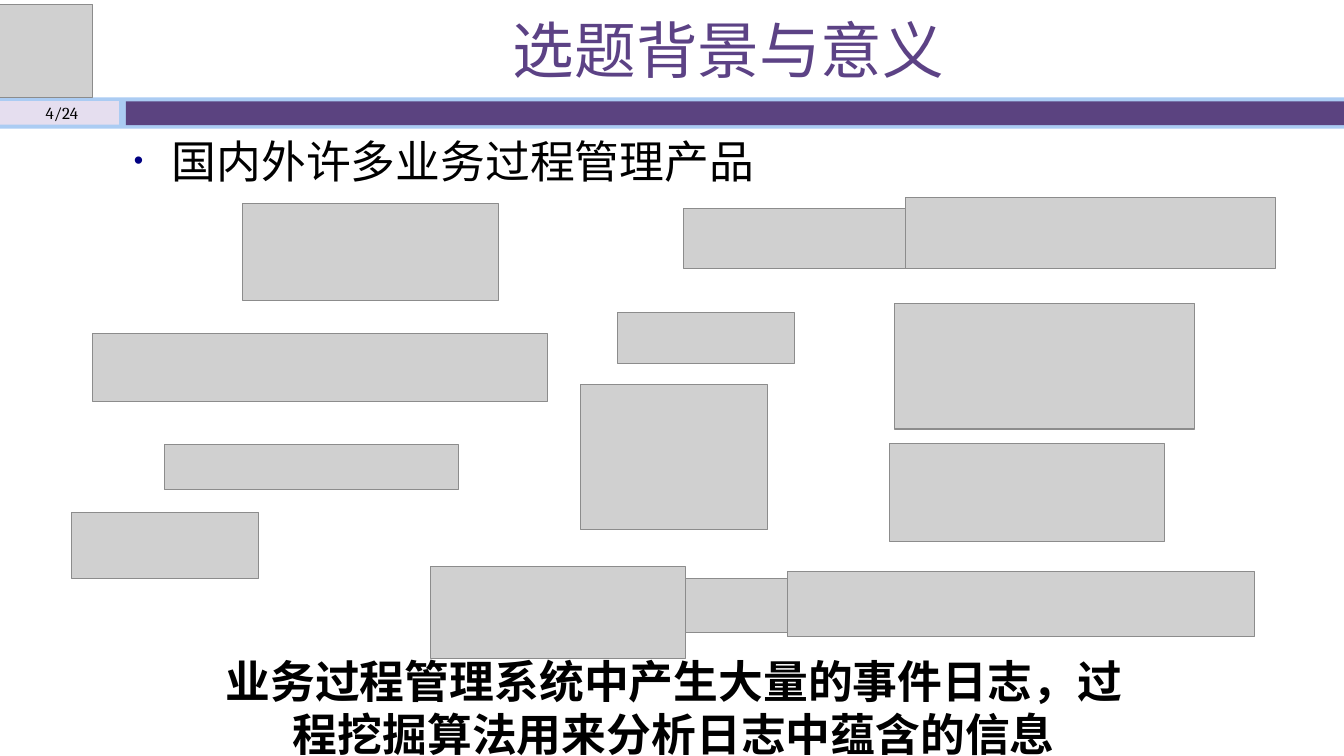
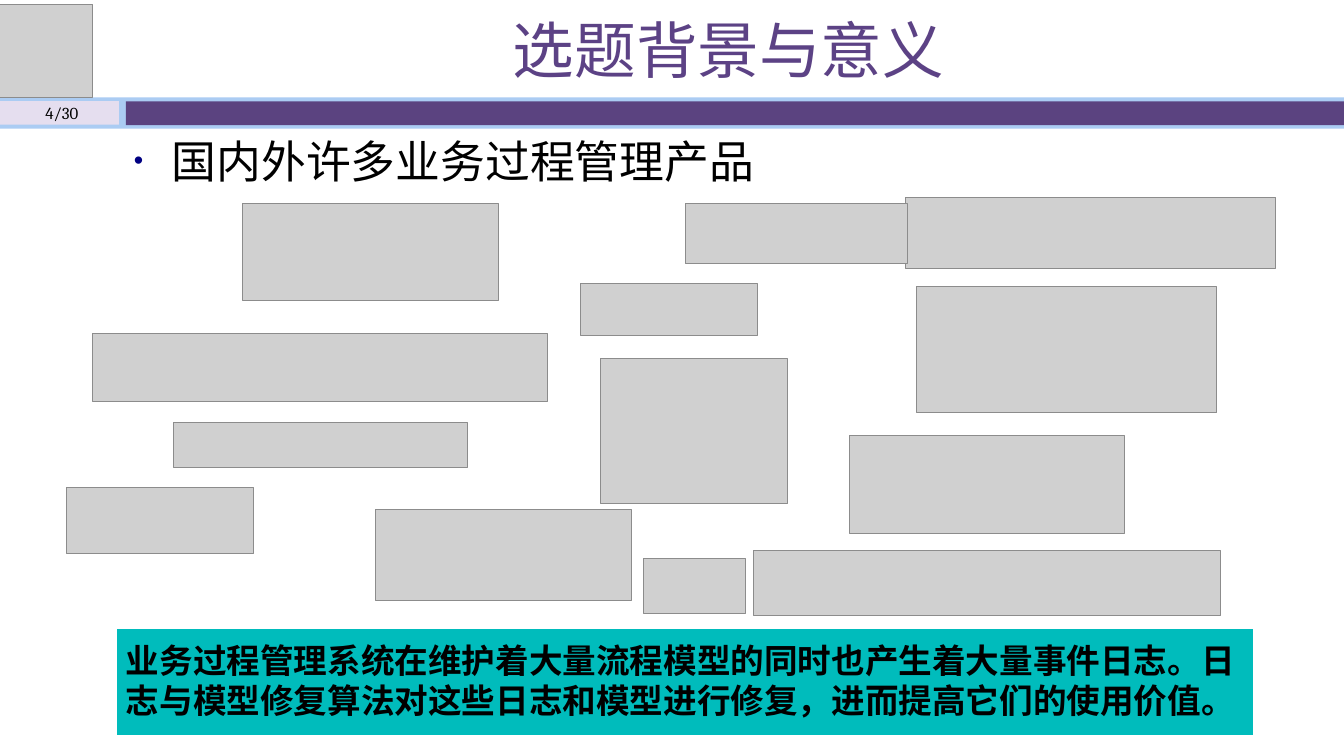
Before and after one commit to shawn47/0930, a slide deck: slide 4 of 开题答辩930.pptx. Drawn at 1344x756 pixels with LibreOffice and Linux fonts; fonts in the diff are those of the drawing; grey boxes stand for pictures. Boxes give left, top, right and bottom in pixels: in the first picture for what was removed or moved away, otherwise in the second. Text is boxed around its words. In the diff, an @@ line names an element or a change of style, - is before the commit and + after.

```diff
--- a/开题答辩930.pptx
+++ b/开题答辩930.pptx
@@ text at box(45, 107, 78, 121): text changed @@
-4/24
+4/30
@@ picture: place and size @@
-picture at box(684, 209, 905, 269)
+picture at box(686, 204, 907, 264)
@@ picture: place and size @@
-picture at box(618, 313, 795, 364)
+picture at box(581, 284, 757, 336)
@@ picture: place and size @@
-picture at box(894, 303, 1195, 430)
+picture at box(917, 287, 1217, 413)
@@ picture: place and size @@
-picture at box(581, 385, 767, 530)
+picture at box(601, 359, 787, 504)
@@ picture: place and size @@
-picture at box(164, 445, 459, 490)
+picture at box(173, 422, 468, 468)
@@ picture: place and size @@
-picture at box(890, 444, 1166, 541)
+picture at box(850, 436, 1125, 533)
@@ picture: place and size @@
-picture at box(72, 512, 258, 579)
+picture at box(67, 488, 253, 555)
@@ picture: place and size @@
-picture at box(431, 567, 686, 658)
+picture at box(376, 509, 631, 601)
@@ picture: place and size @@
-picture at box(686, 579, 787, 633)
+picture at box(643, 559, 745, 613)
@@ picture: place and size @@
-picture at box(787, 572, 1255, 637)
+picture at box(753, 551, 1221, 616)
@@ rectangle added at box(116, 627, 1255, 736), fill #00BDBD, outline #FFFFFF 2 pt @@
@@ text at box(126, 644, 1235, 718): text changed; size 32 to 24 pt @@
-业务过程管理系统中产生大量的事件日志，过程挖掘算法用来分析日志中蕴含的信息
+业务过程管理系统在维护着大量流程模型的同时也产生着大量事件日志。日志与模型修复算法对这些日志和模型进行修复，进而提高它们的使用价值。
```
Also in this commit, not shown: 21 other slides changed, 8 slides added, 12 slides removed, 8 other files.
